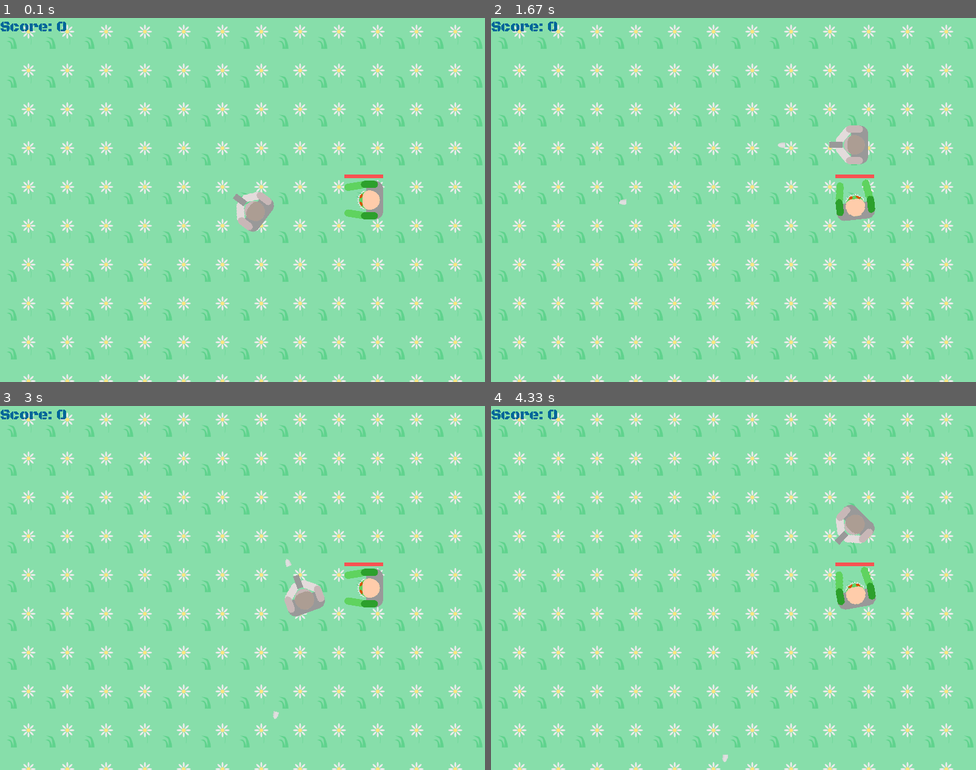
Above: before the commit, frames 1-4 (two rows, left to right).
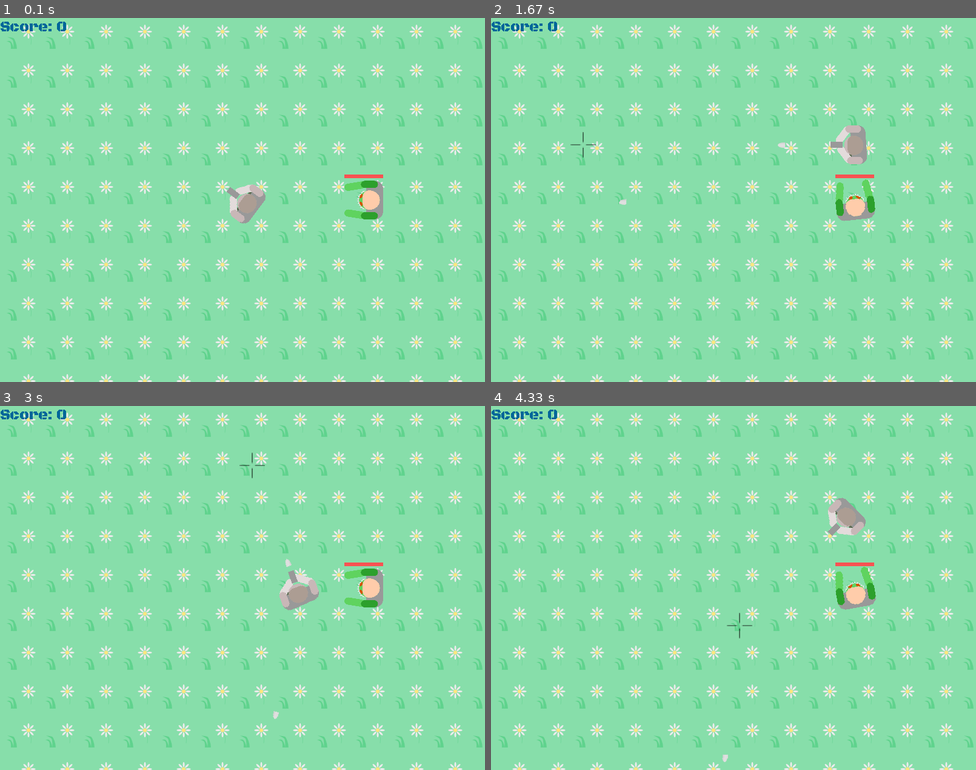
Above: after the commit, the same moments.

Repository: AlexanderPershin/zombie-shooter-pygame
Game: pygame game, started from main.py
The game is run twice, just before and just after one commit, with the same random seed, the same clock (stepped at 60 frames per second) and the same inputs.
Inputs (mouse positions are in pixels of both pictures, inside the frame that each line leads up to):
- Up to frame 1 (0.1 s): no input
- Up to frame 2 (1.67 s): hold D 0.33-0.8 s; move the mouse to (714, 214) at 0.37 s; click (733, 221) at 0.88 s; hold W 1.17-1.47 s; click (617, 203) at 1.25 s; hold D from 1.5 s (still down); click (583, 145) at 1.58 s
- Up to frame 3 (3 s): release D at 1.97 s; hold A 2-2.53 s; click (315, 460) at 2.08 s; hold S 2.57-2.87 s; click (300, 620) at 2.65 s; hold A from 2.9 s (still down); click (252, 464) at 2.98 s
- Up to frame 4 (4.33 s): release A at 3.3 s; hold W 3.33-3.7 s; click (558, 577) at 3.42 s; hold D from 3.73 s (still down); click (738, 624) at 3.82 s

The runs differ from the first frame. In frame 1, 0.7% of the frame differs, in the area x 46-57%, y 45-59%; in frame 2, 0.1%; in frame 3, 0.6%; in frame 4, 0.7%.

Commit message:
player move animation added

Diff:
--- a/main.py
+++ b/main.py
@@ -65,7 +65,7 @@
 
     screen = pygame.display.set_mode((WINDOW_WIDTH, WINDOW_HEIGHT))
 
-    pygame.display.set_caption("Images")
+    pygame.display.set_caption("Mouse events")
 
     clock = pygame.time.Clock()
 
@@ -89,8 +89,32 @@
 
     font = pygame.font.Font("fonts/BlackOpsOne-Regular.ttf", 24)
 
-    player_image = pygame.image.load("images/character.svg").convert_alpha()
-    player_image = pygame.transform.scale(player_image, (TILE_SIZE, TILE_SIZE))
+    player_sprite_sheet = pygame.image.load(
+        "images/character_sprite.svg"
+    ).convert_alpha()
+
+    FRAME_COUNT = 8
+    FRAME_WIDTH = player_sprite_sheet.get_width() // FRAME_COUNT
+    FRAME_HEIGHT = player_sprite_sheet.get_height()
+
+    frames = []
+    for i in range(FRAME_COUNT):
+        frame_surface = pygame.Surface(
+            (FRAME_WIDTH, FRAME_HEIGHT), pygame.SRCALPHA
+        )
+        frame_surface.blit(
+            player_sprite_sheet,
+            (0, 0),
+            (i * FRAME_WIDTH, 0, FRAME_WIDTH, FRAME_HEIGHT),
+        )
+        frame_surface = pygame.transform.scale(
+            frame_surface, (TILE_SIZE, TILE_SIZE)
+        )
+        frames.append(frame_surface)
+
+    current_frame = 0
+    animation_timer = 0
+    ANIMATION_SPEED = 150
 
     zombie_image = pygame.image.load("images/zombie.svg").convert_alpha()
     zombie_image = pygame.transform.scale(zombie_image, (TILE_SIZE, TILE_SIZE))
@@ -99,6 +123,10 @@
 
     land_image = pygame.image.load("images/land.svg").convert_alpha()
     background = tile_background(land_image, WINDOW_WIDTH, WINDOW_HEIGHT)
+
+    crosshair_image = pygame.image.load("images/crosshair.svg").convert_alpha()
+    crosshair_image = pygame.transform.scale2x(crosshair_image)
+    pygame.mouse.set_visible(False)
 
     while running:
         for event in pygame.event.get():
@@ -130,7 +158,7 @@
         if keys[pygame.K_d]:
             move.x += 1
 
-        if move.length_squared():
+        if move.length_squared() > 0:
             move.normalize_ip()
 
         player_pos += move * SPEED * dt
@@ -179,21 +207,24 @@
                 bullets.remove(bullet)
                 if mob_hp == 0:
                     score += 1
-                    pygame.time.set_timer(
-                        pygame.Event(
-                            SPAWN_ENEMY_EVENT,
-                            {"message": "You cannot kill me!"},
-                        ),
-                        3000,
-                        loops=1,
-                    )
+                    pygame.time.set_timer(SPAWN_ENEMY_EVENT, 3000, loops=1)
                     mob_hp = -1
 
         screen.blit(background, (0, 0))
 
-        player = pygame.transform.rotate(player_image, angle - 90)
-        player_rect = player_image.get_rect(center=player_pos)
-
+        is_moving = move.length_squared() > 0
+
+        if is_moving:
+            animation_timer += dt * 1000
+            if animation_timer >= ANIMATION_SPEED:
+                animation_timer = 0
+                current_frame = (current_frame + 1) % FRAME_COUNT
+        else:
+            current_frame = 0
+
+        player = frames[current_frame]
+        player = pygame.transform.rotate(player, angle - 90)
+        player_rect = player.get_rect(center=player_pos)
         screen.blit(player, player_rect)
 
         for bullet in bullets:
@@ -213,6 +244,9 @@
         score_rect = score_text.get_rect(left=0, top=0)
         screen.blit(score_text, score_rect)
 
+        crosshair_rect = crosshair_image.get_rect(center=mouse_pos)
+        screen.blit(crosshair_image, crosshair_rect)
+
         pygame.display.flip()
 
         dt = clock.tick(FPS) / 1000
Not shown, added: images/character_sprite.svg
